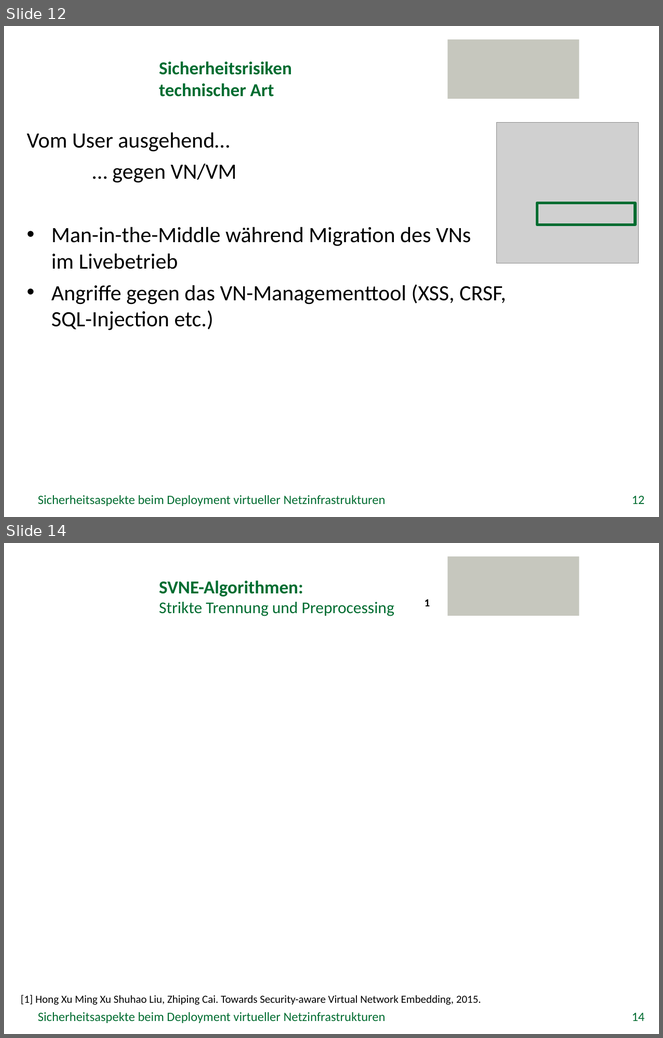
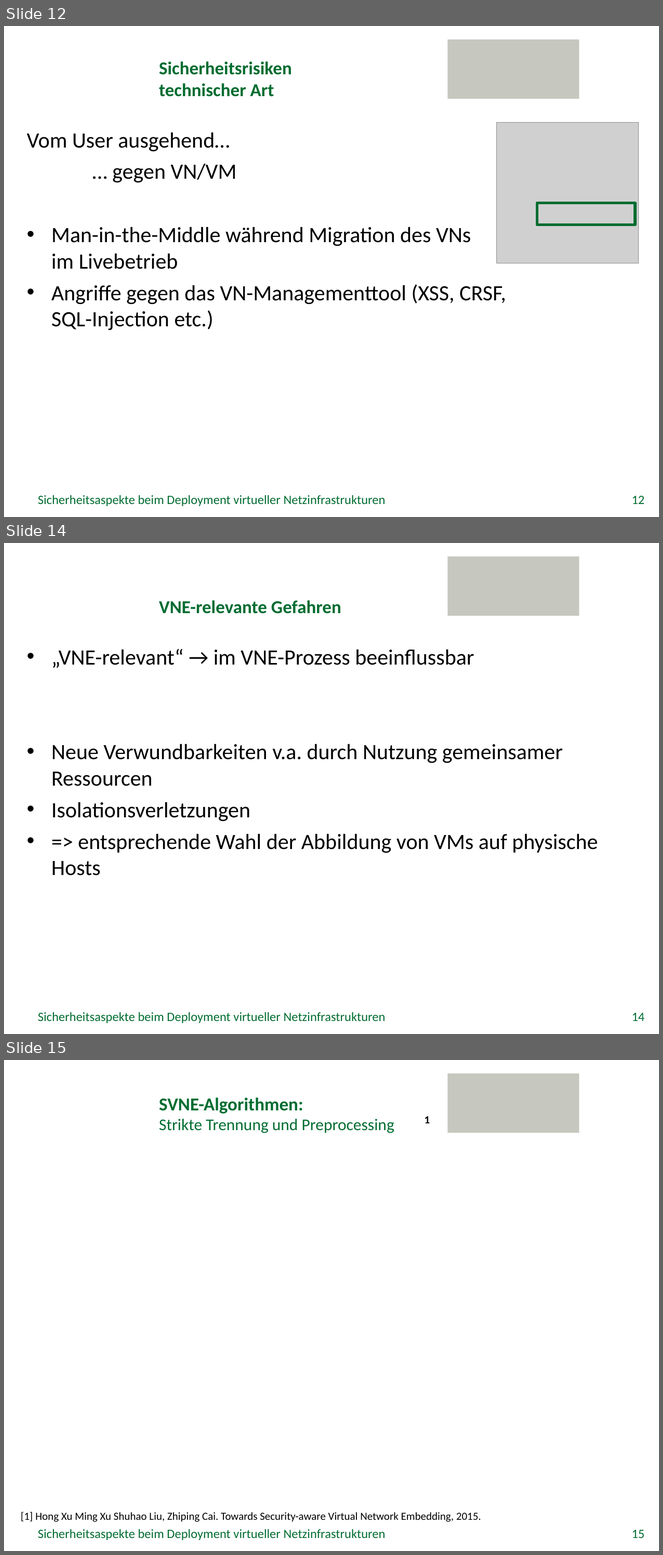
Before and after one commit to GeGroe/timvs, a slide deck: Referat/PowerPoint/TimvS_SVNE.pptx. Shown one above the other, each under a label of ours: slides 12 and 14 before the commit, slides 12, 14 and 15 after it; the slides between them are not shown. The pictures are 663x1038 and 663x1555 pixels, drawn with LibreOffice and Linux fonts; fonts in the diff are those of the drawing; grey boxes stand for pictures; background and template pictures are left out. Boxes give left, top, right and bottom in pixels: in the first picture for what was removed or moved away, otherwise in the second. Text is boxed around its words. In the diff, an @@ line names an element or a change of style, - is before the commit and + after.

Commit message:
VNE-relevante Gefahren

```diff
--- a/Referat/PowerPoint/TimvS_SVNE.pptx
+++ b/Referat/PowerPoint/TimvS_SVNE.pptx
@@ slide 14 added at bbox=[4, 543, 659, 1034], background picture (left out); not listed: 1 template element that a slide beside it also shows @@
@@ title added at bbox=[159, 600, 341, 614], 20 pt, text #006C30, bold @@
+VNE-relevante Gefahren
@@ text added at bbox=[51, 649, 598, 876], 24 pt, text #000000 @@
+• „VNE-relevant“ → im VNE-Prozess beeinflussbar
+• Neue Verwundbarkeiten v.a. durch Nutzung gemeinsamer Ressourcen
+• Isolationsverletzungen
+• => entsprechende Wahl der Abbildung von VMs auf physische Hosts
@@ text added at bbox=[38, 1013, 386, 1023], 14 pt, text #006C30 @@
+Sicherheitsaspekte beim Deployment virtueller Netzinfrastrukturen
@@ page number added at bbox=[632, 1013, 645, 1021], 14 pt, text #006C30 @@
+14
@@ what was slide 14 is now slide 15 @@
@@ page number at bbox=[632, 1530, 645, 1538]: text changed @@
-14
+15
```
Also in this commit, not shown: 1 slide changed.
